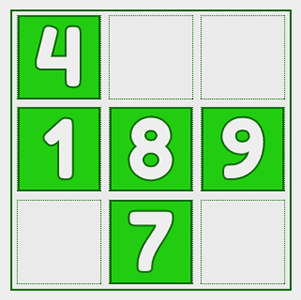
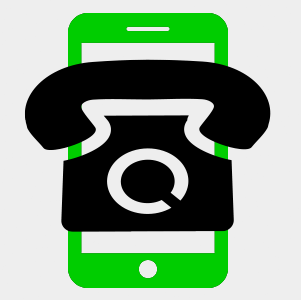
Layer changes from the first 301x300 image to the second:
added group "Layer" with 4 layers above "Layer 1" over <box>9,8,293,292</box>
added layer "Group: 1 Object" in group "Layer" over <box>24,59,271,232</box>
added layer "Bitmap" in group "Layer" over <box>68,13,228,288</box>
renamed "bgd" to "Layer 0", hid it, moved it into group "Layer", painted on it over <box>9,8,293,292</box>
renamed "Layer 0" to "bgd", moved it into group "Layer", painted on it over <box>9,8,293,292</box>
